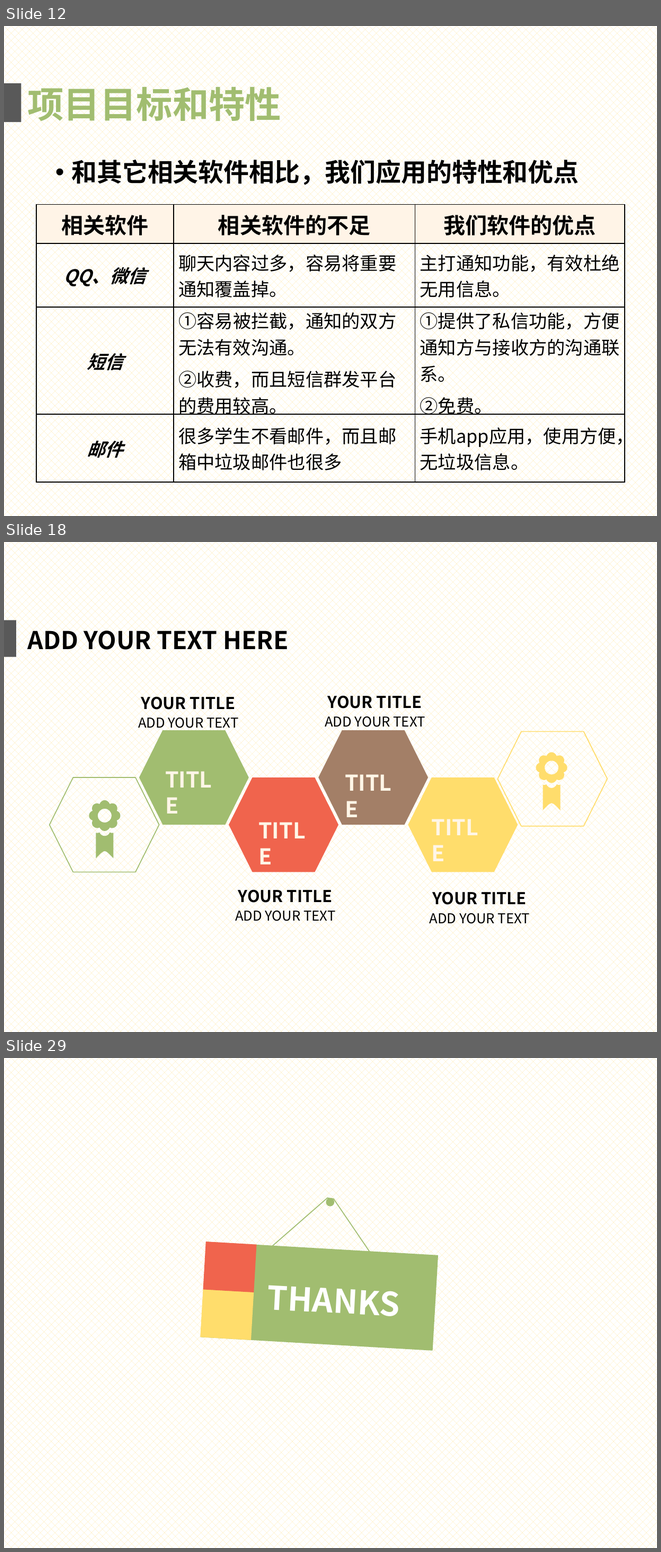
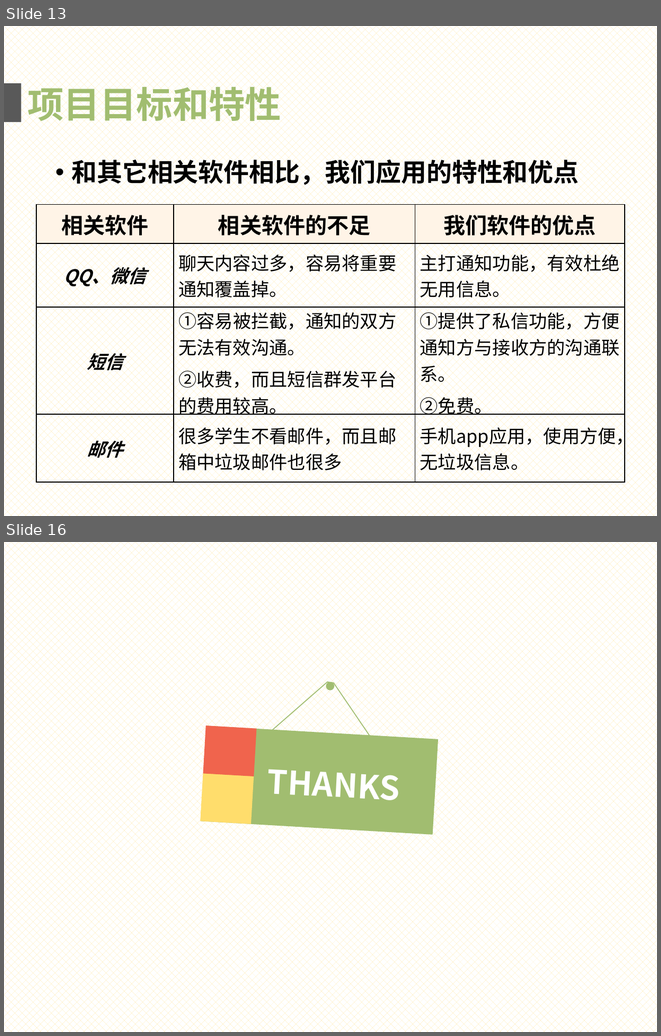
Before and after one commit to gocs/letmeknow, a slide deck: doc/presentation.pptx. Shown one above the other, each under a label of ours: slides 12, 18 and 29 before the commit, slides 13 and 16 after it; the slides between them are not shown. The pictures are 661x1552 and 661x1036 pixels, drawn with LibreOffice and Linux fonts; fonts in the diff are those of the drawing. Boxes give left, top, right and bottom in pixels: in the first picture for what was removed or moved away, otherwise in the second. Text is boxed around its words. In the diff, an @@ line names an element or a change of style, - is before the commit and + after.

```diff
--- a/doc/presentation.pptx
+++ b/doc/presentation.pptx
@@ slide 18 removed at bbox=[4, 542, 657, 1032], background pattern #FFE699 on #FFFFFF @@
@@ rectangle removed at bbox=[4, 620, 16, 657] @@
@@ text removed at bbox=[27, 624, 288, 655] @@
-ADD YOUR TEXT HERE
@@ text removed at bbox=[141, 692, 186, 713] @@
-YOUR TITLE
@@ text removed at bbox=[190, 692, 235, 713] @@
-TITLE
@@ text removed at bbox=[328, 691, 373, 713] @@
-YOUR TITLE
@@ text removed at bbox=[377, 691, 422, 713] @@
-TITLE
@@ text removed at bbox=[138, 714, 238, 731] @@
-ADD YOUR TEXT
@@ text removed at bbox=[325, 713, 425, 730] @@
-ADD YOUR TEXT
@@ hexagon removed at bbox=[497, 731, 607, 826] @@
@@ freeform shape removed at bbox=[536, 752, 567, 810] @@
@@ hexagon removed at bbox=[50, 777, 159, 872] @@
@@ group removed at bbox=[139, 730, 518, 872]: 4 hexagons @@
@@ freeform shape removed at bbox=[89, 800, 120, 858] @@
@@ text removed at bbox=[238, 885, 283, 907] @@
-YOUR TITLE
@@ text removed at bbox=[287, 885, 332, 907] @@
-TITLE
@@ text removed at bbox=[432, 888, 477, 909] @@
-YOUR TITLE
@@ text removed at bbox=[481, 888, 526, 909] @@
-TITLE
@@ text removed at bbox=[235, 907, 335, 924] @@
-ADD YOUR TEXT
@@ text removed at bbox=[429, 909, 530, 926] @@
-ADD YOUR TEXT
@@ what was slide 12 is now slide 13 @@
@@ what was slide 29 is now slide 16 @@
```
Also in this commit, not shown: 1 slide changed, 3 slides added, 15 other slides removed.
